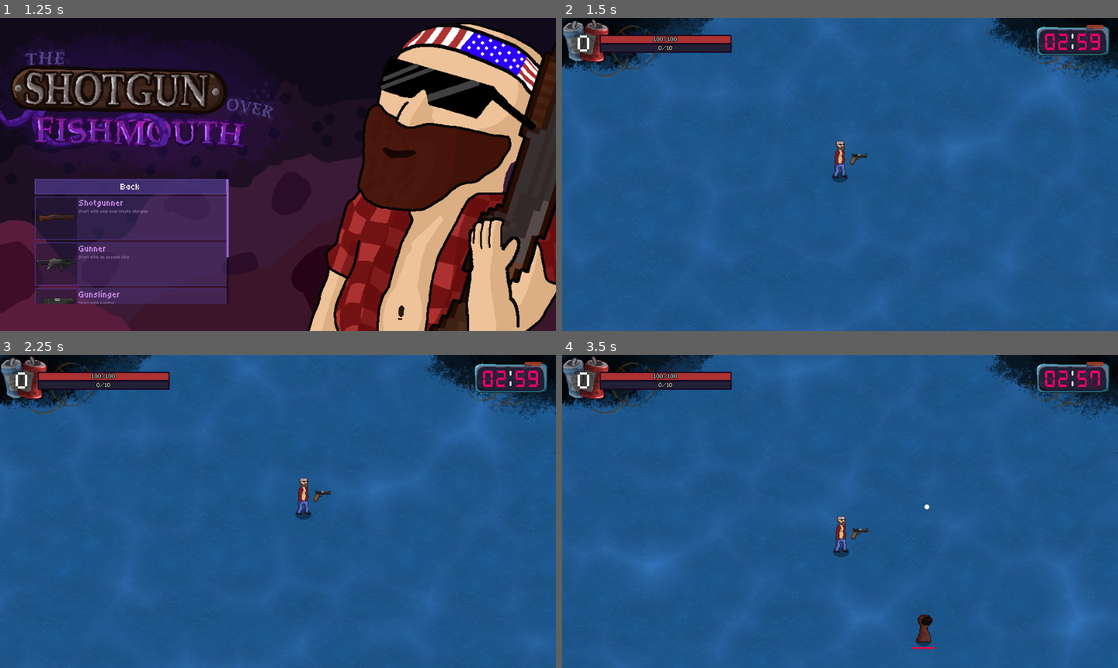
Above: before the commit, frames 1-4 (two rows, left to right).
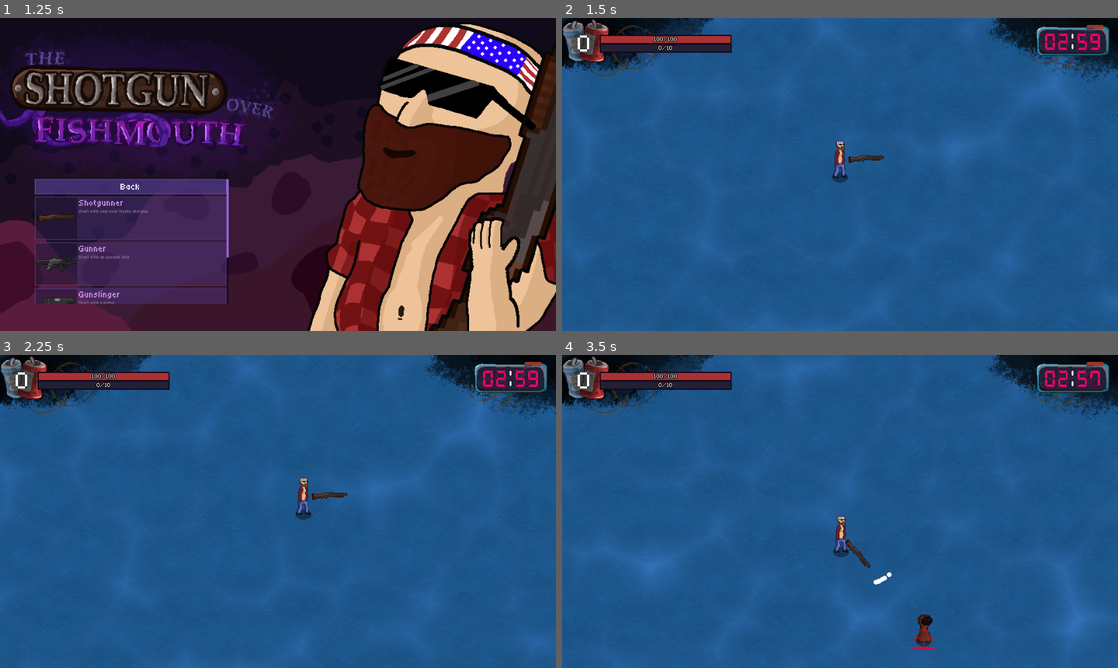
Above: after the commit, the same moments.

Repository: Zugeo0/tsof
Game: Godot game, scene res://menus/main_menu/main_menu.tscn
The game is run twice, just before and just after one commit, with the same random seed, the same clock (stepped at 60 frames per second) and the same inputs.
Inputs (mouse positions are in pixels of both pictures, inside the frame that each line leads up to):
- Up to frame 1 (1.25 s): click "Dive in" at 0.5 s
- Up to frame 2 (1.5 s): click "Shotgunner" at 1.25 s
- Up to frame 3 (2.25 s): tap Enter at 2 s; move the mouse to (400, 495) at 2.02 s; hold D (move_right) from 2.03 s (still down); tap T at 2.1 s; click (400, 495) at 2.17 s
- Up to frame 4 (3.5 s): move the mouse to (728, 527) at 2.77 s; release D (move_right) at 2.78 s; hold S (move_down) from 2.78 s (still down); tap P at 2.85 s

Frame 1 is identical in both runs. In frame 2, 0.1% of the frame differs, in the area x 51-58%, y 43-48%; in frame 3, 0.1%; in frame 4, 0.3%, in the area x 51-67%, y 47-94%.

Commit message:
reimplement targeting and half-baked features

Diff:
--- a/game/projectiles/01_pellet/pellet.tscn
+++ b/game/projectiles/01_pellet/pellet.tscn
@@ -12,6 +12,7 @@
 script = ExtResource("1_p6333")
 damage = 2
 speed = 6.0
+projectile_count = 7
 
 [node name="Sprite2D" type="Sprite2D" parent="."]
 texture = ExtResource("2_mdvxk")
--- a/game/projectiles/projectile_base/projectile.gd
+++ b/game/projectiles/projectile_base/projectile.gd
@@ -5,17 +5,16 @@
 @export var added_damage_effectiveness: float = 1.0
 @export var pierce: int = 0
 @export var speed: float = 1.0
+@export var projectile_count: int = 1
 @export var unlimited_pierce: bool = false
 
 var _direction: Vector2 = Vector2.ZERO
-var _target: Node = null
 var _gun_base: GunBase = null
 
 var _attack: Attack
 
-func init(direction: Vector2, attacker: Node, target: Node, gun_base: GunBase = null) -> void:
+func init(direction: Vector2, attacker: Node, gun_base: GunBase = null) -> void:
 	_direction = direction
-	_target = target
 	_gun_base = gun_base
 	_attack = _calculate_attack(attacker)
 	if _gun_base != null:
--- a/game/weapons/gun_base.gd
+++ b/game/weapons/gun_base.gd
@@ -1,28 +1,46 @@
-@tool
+@icon("res://game/weapons/weapon_type/weapon_type.svg")
 class_name GunBase extends WeaponBase
 
 @export_category("Weapon Stats")
+## A flat amount of added damage dealt by this weapon.
 @export var added_damage: int = 0
+## A multiplier to damage dealt by this weapon.
 @export var damage_mod: float = 1.0
+## A multiplier to this weapon's attack speed.
 @export var attack_rate: float = 1.0
+## A flat amount of added pierce for this weapon.
 @export var added_pierce: int = 0
-## Projectiles per attack
-@export var projectiles: int = 1
-## Total attacks per attack trigger
+## Extra projectiles per attack.
+@export var extra_projectiles: int = 0
+## Total attacks per attack trigger.
 @export var attacks_per_cycle: int = 1
+## A multiplier to the speed of projectiles fired by this weapon.
 @export var projectile_velocity_mod: float = 1.0
+## The delay between attacks in a single cycle (e.g. burst-fire).
 @export var delay_between_attacks: float = 0.25
+## The general accuracy of projectiles fired by this weapon.
 @export var projectile_spread: Curve
 
 @export_category("Modifiers")
 @export var projectile_type: PackedScene
 
 @onready var crosshair: Sprite2D = $Crosshair
-@onready var sprite: Sprite2D = $Sprite
 
 var _current_target: Enemy = null
+var _projectile_count: int = 0
+
+func _ready() -> void:
+	set_projectile_type(projectile_type)
+
+## Changes the projectile spawned by this weapon and reevaluates the number of
+## projectiles to spawn.
+func set_projectile_type(proj_type: PackedScene) -> void:
+	projectile_type = proj_type
+	# TODO: I don't really like this, but I see no other better way to get this info for forloops...
+	_projectile_count = projectile_type.instantiate().projectile_count
 
 func _process(_delta: float) -> void:
+	_reevaluate_target()
 	sprite.flip_v = global_transform.x.x < 0
 	crosshair.visible = _current_target != null
 
@@ -37,8 +55,7 @@
 	return _current_target
 
 func total_projectiles() -> int:
-	# TODO: Add group scaling for proj
-	return projectiles
+	return _projectile_count + extra_projectiles
 
 func calculate_spread_vector() -> Vector2:
 	var degrees = projectile_spread.sample(randf()) / 2
@@ -50,3 +67,7 @@
 	# Rotate the angle by rad or -rad
 	var angle = global_transform.x.rotated(rad * sign_multiplier)
 	return angle
+
+func _reevaluate_target() -> void:
+	var enemies = _weapon_manager.get_closest_enemies()
+	_current_target = enemies[0] if len(enemies) > 0 else null
--- a/game/weapons/gun_attack_node.gd
+++ b/game/weapons/gun_projectile_spawner.gd
@@ -1,6 +1,7 @@
 class_name GunProjectileSpawner extends Node2D
 
 @onready var attack_timer: Timer = $AttackTimer
+@onready var attack_cycle_timer: Timer = $AttackCycleTimer
 @onready var gun_base: GunBase = $".."
 @onready var bullet_spawn_position: Marker2D = $BulletSpawnPosition
 @onready var attack_sfx: AudioStreamPlayer2D = $AttackSFX
@@ -8,6 +9,7 @@
 var _can_attack: bool = false
 
 func _ready() -> void:
+	attack_cycle_timer.wait_time = gun_base.delay_between_attacks
 	attack_timer.timeout.connect(func(): _can_attack = true)
 	Game.get_player().frozen.connect(func(): attack_timer.paused = true)
 	Game.get_player().unfrozen.connect(func(): attack_timer.paused = false)
@@ -22,18 +24,20 @@
 
 func _attack() -> void:
 	var target = gun_base.get_target()
-	if true or target != null:
+	if target != null:
 		_can_attack = false
-		for attack in gun_base.attacks_per_cycle:
-			for projectile in gun_base.total_projectiles():
+		for i in gun_base.attacks_per_cycle:
+			for j in gun_base.total_projectiles():
 				var proj: Projectile = gun_base.projectile_type.instantiate()
 				var dir = gun_base.calculate_spread_vector()
-				proj.init(dir, Game.get_player(), target, gun_base)
+				proj.init(dir, Game.get_player(), gun_base)
 				proj.top_level = true
 				proj.global_position = bullet_spawn_position.global_position
 				add_child(proj)
-				_play_attack_sfx()
-		print("Attacked!")
+			_play_attack_sfx()
+			if i != gun_base.attacks_per_cycle:
+				attack_cycle_timer.start()
+				await attack_cycle_timer.timeout
 		attack_timer.start()
 
 func _play_attack_sfx() -> void:
--- a/game/weapons/pistol.tscn
+++ b/game/weapons/pistol.tscn
@@ -2,7 +2,7 @@
 
 [ext_resource type="Script" path="res://game/weapons/gun_base.gd" id="1_pn2dr"]
 [ext_resource type="PackedScene" uid="uid://dcdpvv7s1s3si" path="res://game/projectiles/01_pellet/pellet.tscn" id="2_76fri"]
-[ext_resource type="Script" path="res://game/weapons/gun_attack_node.gd" id="2_hrpcd"]
+[ext_resource type="Script" path="res://game/weapons/gun_projectile_spawner.gd" id="2_hrpcd"]
 [ext_resource type="Texture2D" uid="uid://d30tujdo0am0k" path="res://game/weapons/03_pistol/pistol.png" id="2_o4hgm"]
 [ext_resource type="AudioStream" uid="uid://fcur87xq24sp" path="res://game/weapons/03_pistol/pistol.wav" id="4_gaqhv"]
 [ext_resource type="Texture2D" uid="uid://bpbfpj6dqwxvu" path="res://game/weapons/weapon_crosshairs/R_Crosshair.png" id="6_m8g58"]
@@ -36,6 +36,9 @@
 [node name="BulletSpawnPosition" type="Marker2D" parent="GunProjectileSpawner"]
 position = Vector2(78, 0)
 
+[node name="AttackCycleTimer" type="Timer" parent="GunProjectileSpawner"]
+
 [node name="Crosshair" type="Sprite2D" parent="."]
+visible = false
 top_level = true
 texture = ExtResource("6_m8g58")
--- /dev/null
+++ b/game/weapons/shotgun.tscn
@@ -0,0 +1,44 @@
+[gd_scene load_steps=8 format=3 uid="uid://gjg3p6e850qv"]
+
+[ext_resource type="Script" path="res://game/weapons/gun_base.gd" id="1_pn27a"]
+[ext_resource type="PackedScene" uid="uid://dcdpvv7s1s3si" path="res://game/projectiles/01_pellet/pellet.tscn" id="2_mmu1t"]
+[ext_resource type="Texture2D" uid="uid://dnywnltyudngn" path="res://game/weapons/01_shotgun/shotgun.png" id="3_ky6u4"]
+[ext_resource type="Script" path="res://game/weapons/gun_projectile_spawner.gd" id="4_nya4u"]
+[ext_resource type="AudioStream" uid="uid://bg4h2b4j8ypno" path="res://game/weapons/01_shotgun/shotgun.wav" id="5_nqc6e"]
+[ext_resource type="Texture2D" uid="uid://bpbfpj6dqwxvu" path="res://game/weapons/weapon_crosshairs/R_Crosshair.png" id="6_mkanc"]
+
+[sub_resource type="Curve" id="Curve_sm33e"]
+max_value = 45.0
+_data = [Vector2(0, 0), 0.0, 0.0, 0, 0, Vector2(1, 45), 63.0, 0.0, 0, 0]
+point_count = 2
+
+[node name="GunBase" type="Node2D"]
+script = ExtResource("1_pn27a")
+projectile_spread = SubResource("Curve_sm33e")
+projectile_type = ExtResource("2_mmu1t")
+weapon_id = "shotgun"
+weapon_name = "Shotgun"
+
+[node name="Sprite" type="Sprite2D" parent="."]
+texture = ExtResource("3_ky6u4")
+offset = Vector2(45, 0)
+
+[node name="GunProjectileSpawner" type="Node2D" parent="."]
+script = ExtResource("4_nya4u")
+
+[node name="AttackTimer" type="Timer" parent="GunProjectileSpawner"]
+one_shot = true
+autostart = true
+
+[node name="AttackSFX" type="AudioStreamPlayer2D" parent="GunProjectileSpawner"]
+stream = ExtResource("5_nqc6e")
+
+[node name="BulletSpawnPosition" type="Marker2D" parent="GunProjectileSpawner"]
+position = Vector2(78, 0)
+
+[node name="AttackCycleTimer" type="Timer" parent="GunProjectileSpawner"]
+
+[node name="Crosshair" type="Sprite2D" parent="."]
+visible = false
+top_level = true
+texture = ExtResource("6_mkanc")
--- a/game/weapons/weapon_base.gd
+++ b/game/weapons/weapon_base.gd
@@ -14,6 +14,8 @@
 @export_category("Stats")
 @export var attack_speed: float = 1.0
 
+@onready var sprite: Sprite2D = $Sprite
+
 var _weapon_manager: WeaponManager = null
 
 func set_manager(weapon_manager: WeaponManager) -> void:
--- a/game/weapons/weapon_manager/weapon_manager.gd
+++ b/game/weapons/weapon_manager/weapon_manager.gd
@@ -1,5 +1,7 @@
 @icon("res://game/weapons/weapon_manager/weapon_manager.svg")
 class_name WeaponManager extends Node2D
+
+@export var weapon_pool: Array[PackedScene] = []
 
 @onready var weapons: Node2D = $Weapons
 @onready var target_range: Area2D = $TargetRange
@@ -12,19 +14,20 @@
 var _weapons_types: Dictionary = {}
 
 func _ready() -> void:
-	for weapon: WeaponBase in weapons.get_children():
-		weapon.set_manager(self)
-		_weapons_types[weapon.weapon_id] = weapon
+	for weapon: PackedScene in weapon_pool:
+		_weapons_types[weapon.instantiate().weapon_id] = weapon
 
 func add_weapon(id: String) -> void:
 	if id not in _weapons_types:
 		push_error("Attempting to add invalid weapon: %s" % id)
 		return
 
-	var weapon_type: WeaponType = _weapons_types[id]
-	weapon_type.add_weapon()
+	var weapon_type: WeaponBase = _weapons_types[id].instantiate()
+	weapon_type.set_manager(self)
+	weapons.add_child(weapon_type)
+	#weapon_type.add_weapon(self)
 
-func get_weapon_type(id: String) -> WeaponType:
+func get_weapon_type(id: String) -> WeaponBase:
 	if id not in _weapons_types:
 		push_error("Attempting to add invalid weapon: %s" % id)
 		return
--- a/game/weapons/weapon_manager/weapon_manager.tscn
+++ b/game/weapons/weapon_manager/weapon_manager.tscn
@@ -1,6 +1,7 @@
-[gd_scene load_steps=10 format=3 uid="uid://udfbeighyw02"]
+[gd_scene load_steps=11 format=3 uid="uid://udfbeighyw02"]
 
 [ext_resource type="Script" path="res://game/weapons/weapon_manager/weapon_manager.gd" id="1_iyymo"]
+[ext_resource type="PackedScene" uid="uid://gjg3p6e850qv" path="res://game/weapons/shotgun.tscn" id="3_0pde6"]
 [ext_resource type="Script" path="res://game/weapons/weapon_type/ranged/ranged_weapon_stats.gd" id="3_6sn8x"]
 [ext_resource type="Script" path="res://game/weapons/weapon_type/explosive/exposive_weapon_stats.gd" id="3_ce3jm"]
 [ext_resource type="Script" path="res://game/weapons/weapon_type/melee/melee_weapon_stats.gd" id="4_5mhyx"]
@@ -30,6 +31,7 @@
 [node name="WeaponManager" type="Node2D"]
 y_sort_enabled = true
 script = ExtResource("1_iyymo")
+weapon_pool = Array[PackedScene]([ExtResource("17_d00o8"), ExtResource("3_0pde6")])
 ranged_weapon_stats = SubResource("Resource_sh7wi")
 explosive_weapon_stats = SubResource("Resource_0la66")
 melee_weapon_stats = SubResource("Resource_tp3q3")
@@ -44,5 +46,3 @@
 
 [node name="Weapons" type="Node2D" parent="."]
 y_sort_enabled = true
-
-[node name="Pistol" parent="Weapons" instance=ExtResource("17_d00o8")]
--- a/game/weapons/weapon_type/ranged/ranged_weapon.gd
+++ /dev/null
@@ -1,33 +0,0 @@
-class_name RangedWeapon extends WeaponType
-
-## The mutable stats for the weapon
-@export
-var stats: RangedWeaponStats
-
-## The delay between each projectile spawning when burst is enabled
-@export_range(0.05, 10.0, 0.01, "or_greater", "suffix:seconds")
-var delay_between_attacks: float = 1.0
-
-## The delay between each projectile spawning when burst is enabled
-@export_range(0.0, 10.0, 0.01, "or_greater", "suffix:seconds")
-var delay_between_burst_projectiles: float = 0.0
-
-## Number of projectiles fired by the weapon
-@export_range(1, 25, 1, "or_greater", "suffix:projectiles")
-var projectile_count: int = 1
-
-## The min/max angle of which the projectile is curved when the weapon attacks
-@export
-var projectile_spread: Curve
-
-## The projectile to spawn on attack
-@export
-var projectile: PackedScene
-
-## Crosshair that the weapon uses
-@export
-var crosshair: Texture2D
-
-## The type of enemy the weapon targets
-@export
-var target_priority: TargetPriority
--- a/game/weapons/weapon_type/ranged/ranged_weapon_base.gd
+++ /dev/null
@@ -1,79 +0,0 @@
-class_name RangedWeaponBase extends WeaponBase
-
-var _weapon_type: RangedWeapon
-var _current_target: Enemy
-
-@onready var burst_timer: Timer = $BurstTimer
-@onready var attack_timer: Timer = $AttackTimer
-@onready var attack_sfx: AudioStreamPlayer = $AttackSFX
-@onready var crosshair: Sprite2D = $Crosshair
-@onready var sprite: Sprite2D = $Sprite
-@onready var bullet_spawn_position: Marker2D = $BulletSpawnPosition
-
-func _ready() -> void:
-	Game.get_player().frozen.connect(func(): attack_timer.paused = true)
-	Game.get_player().unfrozen.connect(func(): attack_timer.paused = false)
-
-func _process(_delta: float) -> void:
-	sprite.flip_v = global_transform.x.x < 0
-	crosshair.visible = _current_target != null
-
-	if _current_target != null:
-		crosshair.global_position = _current_target.global_position
-		look_at(_current_target.global_position)
-
-func init(weapon_manager: WeaponManager, weapon_type: WeaponType) -> void:
-	_weapon_type = weapon_type
-	_weapon_manager = weapon_manager
-
-	sprite.texture = _weapon_type.sprite
-	attack_sfx.stream = _weapon_type.attack_sfx
-	crosshair.texture = _weapon_type.crosshair
-	attack_timer.wait_time = _weapon_type.delay_between_attacks
-
-func set_target(target: Enemy) -> void:
-	_current_target = target
-
-func _on_attack_timer_timeout() -> void:
-	var delay = _weapon_type.delay_between_attacks
-	delay *= _weapon_manager.ranged_weapon_stats.attack_speed_mod
-	delay *= Game.get_player().player_stats.attack_speed
-	attack_timer.start(delay)
-	_burst_attack()
-
-func _fire_bullet() -> void:
-	#var projectile: Projectile = _weapon_type.projectile.instantiate()
-	#var direction = _calculate_spread_vector()
-	#var target = _current_target if is_instance_valid(_current_target) else null
-	#projectile.init(direction, Game.get_player(), target, [_weapon_type.stats, _weapon_manager.ranged_weapon_stats])
-	#projectile.top_level = true
-	#projectile.global_position = bullet_spawn_position.global_position
-	#add_child(projectile)
-	_play_attack_sfx()
-
-func _calculate_spread_vector() -> Vector2:
-	var degrees = _weapon_type.projectile_spread.sample(randf()) / 2
-
-	# Give the projectile a 50% chance of having the angle inverted
-	var sign_multiplier = [-1, 1].pick_random()
-	var rad = deg_to_rad(degrees)
-
-	# Rotate the angle by rad or -rad
-	var angle = global_transform.x.rotated(rad * sign_multiplier)
-	return angle
-
-func _burst_attack() -> void:
-	if _weapon_type.delay_between_burst_projectiles > 0:
-		burst_timer.wait_time = _weapon_type.delay_between_burst_projectiles
-
-	for i in range(_weapon_type.projectile_count):
-		_fire_bullet()
-
-		if _weapon_type.delay_between_burst_projectiles > 0:
-			burst_timer.start()
-			await burst_timer.timeout
-
-func _play_attack_sfx() -> void:
-	# Randomly pitch the sound effect up/down to add variety.
-	attack_sfx.pitch_scale = randf_range(0.5, 2)
-	attack_sfx.play()
--- a/game/weapons/weapon_type/ranged/ranged_weapon_base.tscn
+++ b/game/weapons/weapon_type/ranged/ranged_weapon_base.tscn
@@ -1,11 +1,96 @@
-[gd_scene load_steps=3 format=3 uid="uid://bqwxaokmxupn"]
+[gd_scene load_steps=3 format=3 uid="uid://pgefmsu40dxq"]
 
-[ext_resource type="Script" path="res://game/weapons/weapon_type/ranged/ranged_weapon_base.gd" id="1_k0ig1"]
 [ext_resource type="Texture2D" uid="uid://dnywnltyudngn" path="res://game/weapons/01_shotgun/shotgun.png" id="2_ngsda"]
+
+[sub_resource type="GDScript" id="GDScript_a4de3"]
+script/source = "class_name RangedWeaponBase extends WeaponBase
+
+var _weapon_type: RangedWeapon
+var _current_target: Enemy
+
+@onready var burst_timer: Timer = $BurstTimer
+@onready var attack_timer: Timer = $AttackTimer
+@onready var attack_sfx: AudioStreamPlayer = $AttackSFX
+@onready var crosshair: Sprite2D = $Crosshair
+@onready var sprite: Sprite2D = $Sprite
+@onready var bullet_spawn_position: Marker2D = $BulletSpawnPosition
+
+func _ready() -> void:
+	Game.get_player().frozen.connect(func(): attack_timer.paused = true)
+	Game.get_player().unfrozen.connect(func(): attack_timer.paused = false)
+
+func _process(_delta: float) -> void:
+	sprite.flip_v = global_transform.x.x < 0
+	crosshair.visible = _current_target != null
+
+	if _current_target != null:
+		crosshair.global_position = _current_target.global_position
+		look_at(_current_target.global_position)
+
+func init(weapon_manager: WeaponManager, weapon_type: WeaponType) -> void:
+	_weapon_type = weapon_type
+	_weapon_manager = weapon_manager
+
+	sprite.texture = _weapon_type.sprite
+	attack_sfx.stream = _weapon_type.attack_sfx
+	crosshair.texture = _weapon_type.crosshair
+	attack_timer.wait_time = _weapon_type.delay_between_attacks
+
+func set_target(target: Enemy) -> void:
+	_current_target = target
+
+func _on_attack_timer_timeout() -> void:
+	var delay = _weapon_type.delay_between_attacks
+	delay *= _weapon_manager.ranged_weapon_stats.attack_speed_mod
+	delay *= Game.get_player().player_stats.attack_speed
+	attack_timer.start(delay)
+	_burst_attack()
+
+func _fire_bullet() -> void:
+	#var projectile: Projectile = _weapon_type.projectile.instantiate()
+	#var direction = _calculate_spread_vector()
+	#var target = _current_target if is_instance_valid(_current_target) else null
+	#projectile.init(direction, Game.get_player(), target, [_weapon_type.stats, _weapon_manager.ranged_weapon_stats])
+	#projectile.top_level = true
+	#projectile.global_position = bullet_spawn_position.global_position
+	#add_child(projectile)
+	_play_attack_sfx()
+
+func _calculate_spread_vector() -> Vector2:
+	var degrees = _weapon_type.projectile_spread.sample(randf()) / 2
+
+	# Give the projectile a 50% chance of having the angle inverted
+	var sign_multiplier = [-1, 1].pick_random()
+	var rad = deg_to_rad(degrees)
+
+	# Rotate the angle by rad or -rad
+	var angle = global_transform.x.rotated(rad * sign_multiplier)
+	return angle
+
+func _burst_attack() -> void:
+	if _weapon_type.delay_between_burst_projectiles > 0:
+		burst_timer.wait_time = _weapon_type.delay_between_burst_projectiles
+
+	for i in range(_weapon_type.projectile_count):
+		_fire_bullet()
+
+		if _weapon_type.delay_between_burst_projectiles > 0:
+			burst_timer.start()
+			await burst_timer.timeout
+
+func _play_attack_sfx() -> void:
+	# Randomly pitch the sound effect up/down to add variety.
+	attack_sfx.pitch_scale = randf_range(0.5, 2)
+	attack_sfx.play()
+"
 
 [node name="RangedWeaponBase" type="Node2D"]
 y_sort_enabled = true
-script = ExtResource("1_k0ig1")
+script = SubResource("GDScript_a4de3")
+weapon_id = null
+weapon_name = null
+weapon_type = null
+attack_speed = null
 
 [node name="BurstTimer" type="Timer" parent="."]
 one_shot = true
--- a/game/weapons/weapon_type/weapon_type.gd
+++ /dev/null
@@ -1,52 +0,0 @@
-@icon("res://game/weapons/weapon_type/weapon_type.svg")
-class_name WeaponType extends Node2D
-
-enum TargetPriority {
-	CLOSEST,
-	FARTHEST,
-	STRONGEST,
-	WEAKEST,
-}
-
-enum WeaponCategory {
-	RANGED,
-	THROWING,
-	MELEE,
-}
-
-@export_group("Info")
-
-@export var weapon_name: String
-
-@export var weapon_id: String
-
-@export var weapon_category: WeaponCategory
-
-@export var weapon_base: PackedScene
-
-## The sprite used by the weapon
-@export var sprite: Texture2D
-
-## The sound-effect played on attack
-@export var attack_sfx: AudioStream
-
-var _weapon_manager: WeaponManager
-
-func _process(_delta: float) -> void:
-	var enemies = _weapon_manager.get_closest_enemies()
-
-	if enemies.size() == 0:
-		return
-
-	var idx = 0
-	for weapon in get_children():
-		weapon.set_target(enemies[idx])
-		idx = (idx + 1) % enemies.size()
-
-func set_manager(weapon_manager: WeaponManager) -> void:
-	_weapon_manager = weapon_manager
-
-func add_weapon() -> void:
-	var weapon = weapon_base.instantiate()
-	add_child(weapon)
-	weapon.init(_weapon_manager, self)
